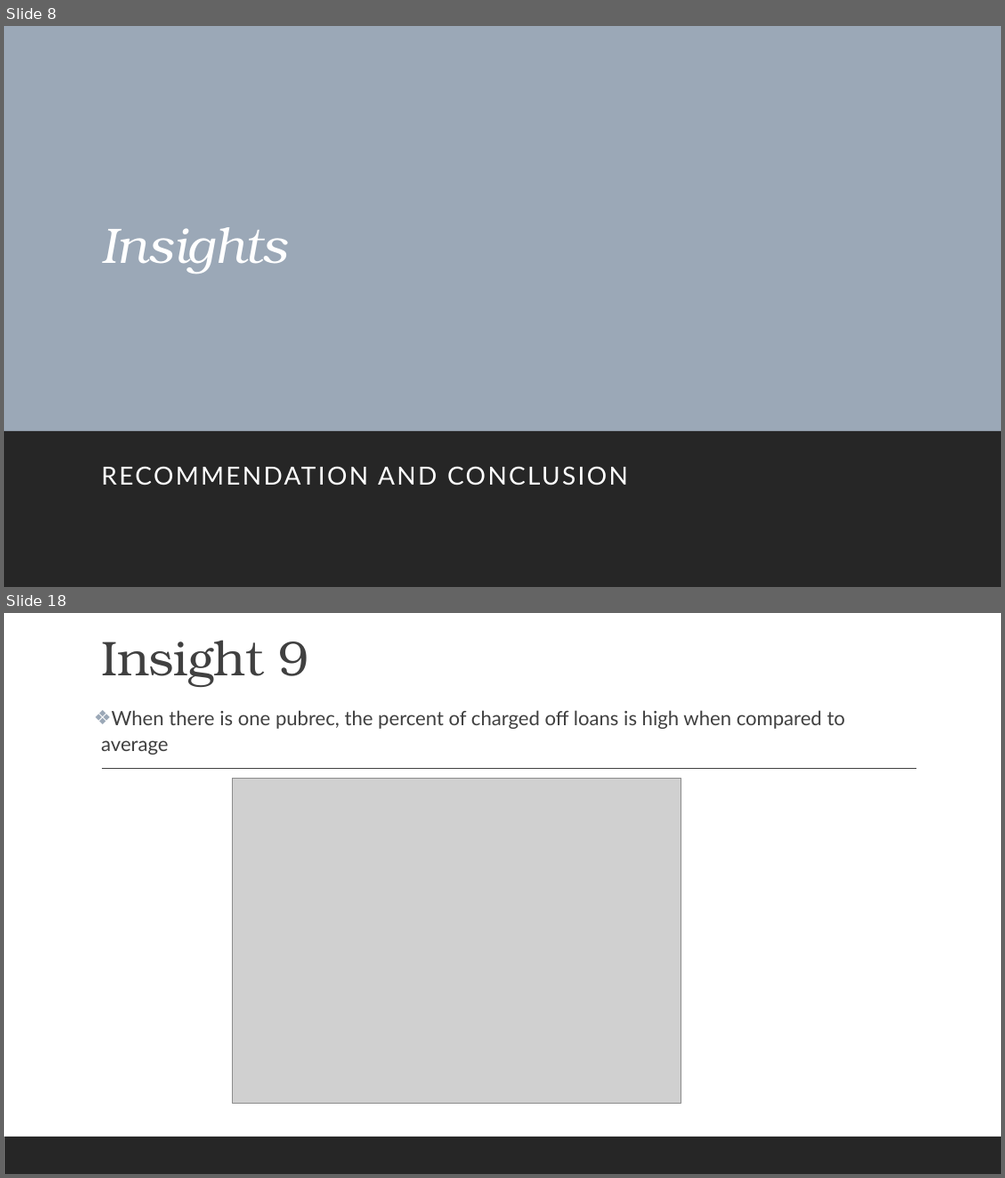
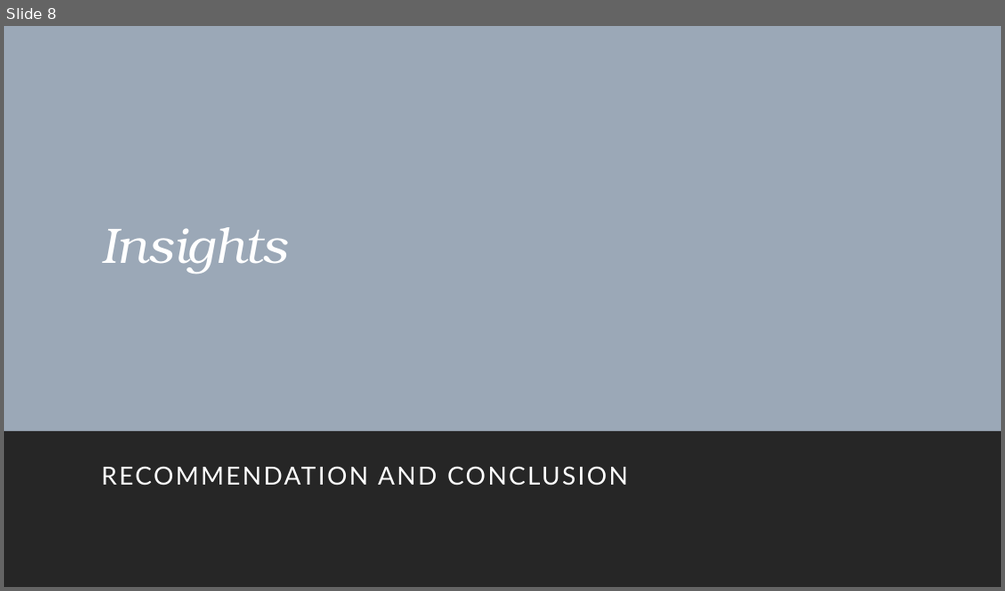
Before and after one commit to vidhyadharpandit/LendingClubCaseStudy, a slide deck: LendingClubCaseStudy-Presentation.pptx. Shown one above the other, each under a label of ours: slides 8 and 18 before the commit, slide 8 after it; the slides between them are not shown. The pictures are 1005x1178 and 1005x591 pixels, drawn with LibreOffice and Linux fonts; fonts in the diff are those of the drawing; grey boxes stand for pictures. Boxes give left, top, right and bottom in pixels: in the first picture for what was removed or moved away, otherwise in the second. Text is boxed around its words. In the diff, an @@ line names an element or a change of style, - is before the commit and + after.

```diff
--- a/LendingClubCaseStudy-Presentation.pptx
+++ b/LendingClubCaseStudy-Presentation.pptx
@@ slide 18 removed at bbox=[4, 613, 1001, 1174], background #FFFFFF; not listed: 1 template element that a slide beside it also shows @@
@@ title removed at bbox=[101, 640, 309, 687] @@
-Insight 9
@@ text removed at bbox=[101, 710, 845, 755] @@
-❖ When there is one pubrec, the percent of charged off loans is high when compared to average
@@ line removed from (102, 769) to (917, 769) @@
@@ picture removed at bbox=[232, 778, 681, 1103] @@
```
Also in this commit, not shown: 12 slides changed, 3 slides added, 4 other slides removed, 2 other files.
